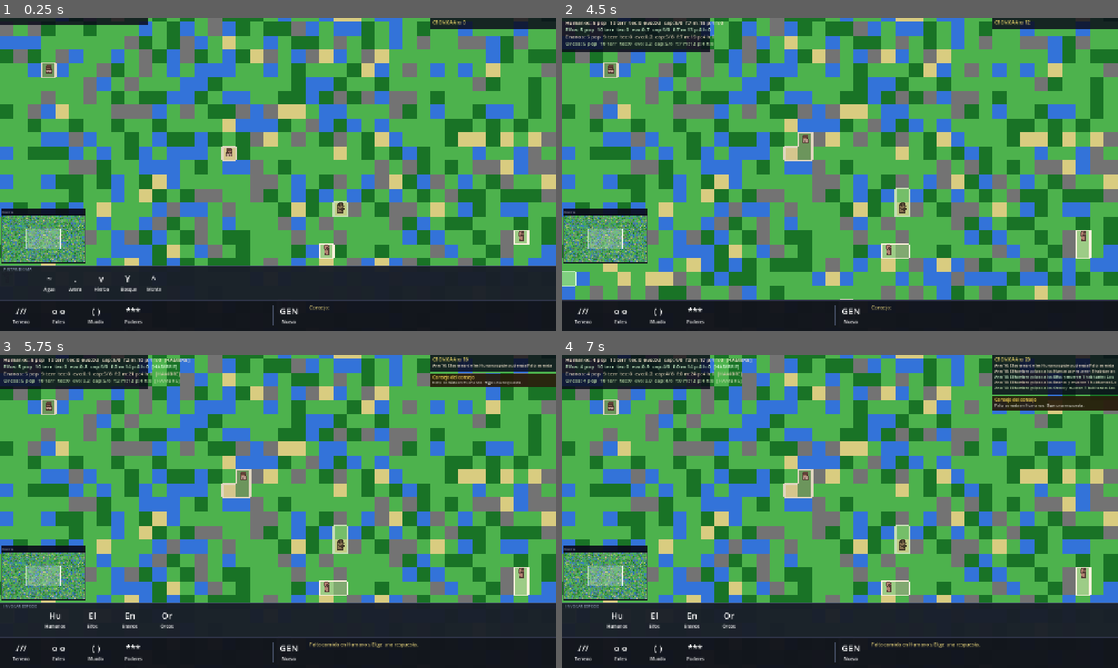
Above: before the commit, frames 1-4 (two rows, left to right).
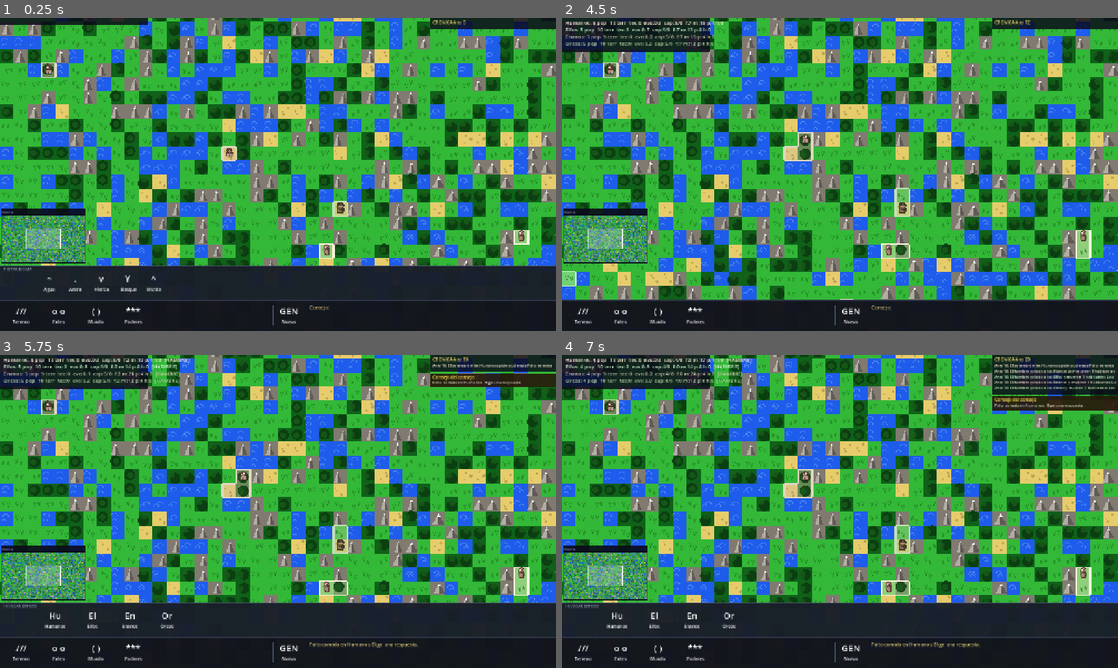
Above: after the commit, the same moments.

Repository: scastorina/civilizatio
Game: Godot game, scene res://scenes/Main.tscn
Two runs of this game, one before a commit and one after it. Both use one fixed random seed, a clock stepped at 60 frames per second and the inputs below.
Inputs:
- Up to frame 1 (0.25 s): no input
- Up to frame 2 (4.5 s): click "~" at 0.5 s; click "." at 1.25 s; click "v" at 2 s; click "Y" at 2.75 s; click "^" at 3.5 s; click "///" at 4.25 s
- Up to frame 3 (5.75 s): click "o o" at 5 s
- Up to frame 4 (7 s): click "Hu" at 5.75 s; click "El" at 6.5 s

The runs differ from the first frame. In frame 1, 44% of the frame differs, in the area x 0-100%, y 0-80%; in frame 2, 48%, in the area x 0-100%, y 0-90%; in frame 3, 41%; in frame 4, 40%.

Commit message:
Overhaul all visuals: biome textures, fire flames, effects, character polish
Biome detail pass in _draw():
- Water: animated wave arcs (light cyan, semi-transparent)
- Sand: scattered deterministic pebble dots
- Grass: V-shaped blade pairs (dark green)
- Forest: layered tree canopy circles (two-tone dark green blobs)
- Mountain: two-tone triangle peak (light left / dark right face + snow cap)
- Colors in _biome_color() made more vivid and saturated

Fire rendering:
- Replaced flat rect with real flame triangles (left/right/center tongues)
- Flicker animation using Time.get_ticks_msec() + sin for smooth wavering
- Yellow-white inner core + ember glow base rect

Effects overhaul:
- Impact: shockwave ring + blast disk + white-hot core + 6 orbiting debris chunks
- Lightning: thick outer glow + bright zigzag core + branching sub-bolt + ground flash
- Rain: animated falling drops using time scrolling (diagonal streaks)
- Blessing: glow disk + border ring + 8 rotating golden rays

Human.gd character polish:
- Drop shadow under every character (subtle dark circle offset)
- Size bump from 0.42→0.44 of tile_size
- All species: white/tinted sclera + dark pupil for visible eyes
- Orcs: blood-red tinted sclera for menacing look

Co-Authored-By: Claude Sonnet 4.6 <noreply@anthropic.com>

Diff:
--- a/scripts/Human.gd
+++ b/scripts/Human.gd
@@ -106,7 +106,9 @@
 	if on_fire:
 		c = c.lerp(Color(1.0, 0.35, 0.0), 0.70)
 	var dk := c.darkened(0.50)
-	var s := float(tile_size) * 0.42
+	var s := float(tile_size) * 0.44
+	# Drop shadow
+	draw_circle(Vector2(s * 0.10, s * 0.20), s * 0.54, Color(0.0, 0.0, 0.0, 0.24))
 	match species_name:
 		"Humanos":  _draw_human(c, dk, s)
 		"Elfos":    _draw_elf(c, dk, s)
@@ -146,11 +148,13 @@
 	var hc := Vector2(0.0, -s*0.60)
 	draw_circle(hc, s*0.42, c)
 	draw_circle(hc, s*0.42, dk, false, 1.0)
-	# Eyes
-	draw_circle(hc + Vector2(-s*0.14, -s*0.06), s*0.09, dk)
-	draw_circle(hc + Vector2( s*0.14, -s*0.06), s*0.09, dk)
+	# Eyes (white sclera + dark pupil)
+	draw_circle(hc + Vector2(-s*0.14, -s*0.06), s*0.13, Color(1.0, 1.0, 1.0, 0.92))
+	draw_circle(hc + Vector2( s*0.14, -s*0.06), s*0.13, Color(1.0, 1.0, 1.0, 0.92))
+	draw_circle(hc + Vector2(-s*0.14, -s*0.06), s*0.08, dk)
+	draw_circle(hc + Vector2( s*0.14, -s*0.06), s*0.08, dk)
 	# Smile
-	draw_arc(hc + Vector2(0.0, s*0.06), s*0.16, deg_to_rad(20.0), deg_to_rad(160.0), 6, dk, 1.0)
+	draw_arc(hc + Vector2(0.0, s*0.08), s*0.16, deg_to_rad(20.0), deg_to_rad(160.0), 6, dk, 1.0)
 
 # ── Elfos ────────────────────────────────────────────────────────────────────
 # Slim and tall; large filled triangular ears are the key identifier
@@ -186,9 +190,11 @@
 		Vector2(s*0.37, -s*0.76), Vector2(s*0.37, -s*0.52),
 		Vector2(s*0.76, -s*0.88), Vector2(s*0.37, -s*0.76),
 	]), dk, 1.0)
-	# Almond eyes (elongated)
-	draw_circle(hc + Vector2(-s*0.13, -s*0.04), s*0.08, dk)
-	draw_circle(hc + Vector2( s*0.13, -s*0.04), s*0.08, dk)
+	# Almond eyes (white sclera + dark pupil)
+	draw_circle(hc + Vector2(-s*0.13, -s*0.04), s*0.12, Color(1.0, 1.0, 1.0, 0.88))
+	draw_circle(hc + Vector2( s*0.13, -s*0.04), s*0.12, Color(1.0, 1.0, 1.0, 0.88))
+	draw_circle(hc + Vector2(-s*0.13, -s*0.04), s*0.07, dk)
+	draw_circle(hc + Vector2( s*0.13, -s*0.04), s*0.07, dk)
 
 # ── Enanos ────────────────────────────────────────────────────────────────────
 # Short and wide; iron helmet + big forked beard
@@ -222,7 +228,9 @@
 	]), beard_c)
 	# Beard fork lines
 	draw_line(Vector2(0.0, s*0.15), Vector2(0.0, s*0.46), dk, 1.0)
-	# Eyes under helmet (small, determined)
+	# Eyes under helmet (small, determined — white sclera + dark pupil)
+	draw_circle(hc + Vector2(-s*0.15, -s*0.02), s*0.12, Color(1.0, 1.0, 1.0, 0.90))
+	draw_circle(hc + Vector2( s*0.15, -s*0.02), s*0.12, Color(1.0, 1.0, 1.0, 0.90))
 	draw_circle(hc + Vector2(-s*0.15, -s*0.02), s*0.08, dk)
 	draw_circle(hc + Vector2( s*0.15, -s*0.02), s*0.08, dk)
 
@@ -246,9 +254,11 @@
 	# Angry V-shaped brows
 	draw_line(hc + Vector2(-s*0.44, -s*0.16), hc + Vector2(-s*0.10, -s*0.28), dk, 2.5)
 	draw_line(hc + Vector2( s*0.44, -s*0.16), hc + Vector2( s*0.10, -s*0.28), dk, 2.5)
-	# Small mean eyes
-	draw_circle(hc + Vector2(-s*0.18, -s*0.08), s*0.10, dk)
-	draw_circle(hc + Vector2( s*0.18, -s*0.08), s*0.10, dk)
+	# Small mean eyes (red-tinted sclera + dark pupil)
+	draw_circle(hc + Vector2(-s*0.18, -s*0.08), s*0.14, Color(1.0, 0.82, 0.78, 0.88))
+	draw_circle(hc + Vector2( s*0.18, -s*0.08), s*0.14, Color(1.0, 0.82, 0.78, 0.88))
+	draw_circle(hc + Vector2(-s*0.18, -s*0.08), s*0.09, dk)
+	draw_circle(hc + Vector2( s*0.18, -s*0.08), s*0.09, dk)
 	# Ivory tusks (upward from jaw)
 	var ivory := Color(0.96, 0.92, 0.78)
 	draw_colored_polygon(PackedVector2Array([
--- a/scripts/Main.gd
+++ b/scripts/Main.gd
@@ -1271,12 +1271,14 @@
 	for y in range(world_grid.height):
 		for x in range(world_grid.width):
 			var cell := Vector2i(x, y)
-			var c := _biome_color(world_grid.get_biome(cell))
+			var biome := world_grid.get_biome(cell)
+			var c := _biome_color(biome)
 			var owner := world_grid.get_owner(cell)
 			if owner != "":
 				var sc: Color = _species_colors.get(owner, Color.WHITE)
 				c = c.lerp(sc, 0.45)
 			draw_rect(Rect2(x * TILE_SIZE, y * TILE_SIZE, TILE_SIZE, TILE_SIZE), c)
+			_draw_biome_detail(x, y, biome)
 
 	# Structures
 	for y in range(world_grid.height):
@@ -1334,10 +1336,38 @@
 	# Fire overlay
 	for cell: Vector2i in _fire_cells.keys():
 		var ft: int = _fire_cells[cell] as int
-		var alpha := lerpf(0.85, 0.4, float(ft) / 40.0)
-		var fire_c := Color(1.0, 0.40 + rng.randf() * 0.2, 0.0, alpha)
-		draw_rect(Rect2(cell.x * TILE_SIZE, cell.y * TILE_SIZE, TILE_SIZE, TILE_SIZE), fire_c)
-		draw_rect(Rect2(cell.x * TILE_SIZE + 3, cell.y * TILE_SIZE - 2, TILE_SIZE - 6, 4), Color(1.0, 0.85, 0.0, alpha * 0.8))
+		var alpha := lerpf(0.92, 0.46, float(ft) / 40.0)
+		var px := float(cell.x * TILE_SIZE)
+		var py := float(cell.y * TILE_SIZE)
+		var ts := float(TILE_SIZE)
+		var tms := float(Time.get_ticks_msec())
+		var flicker  := sin(tms * 0.018 + float(cell.x * 3 + cell.y * 7)) * 0.5 + 0.5
+		var flicker2 := sin(tms * 0.022 + float(cell.x * 5 + cell.y * 11) + 1.2) * 0.5 + 0.5
+		# Base ember glow
+		draw_rect(Rect2(px, py, ts, ts), Color(0.88, 0.26, 0.0, alpha * 0.82))
+		# Left flame tongue
+		var lh := ts * (0.44 + flicker * 0.32)
+		draw_colored_polygon(PackedVector2Array([
+			Vector2(px+ts*0.05, py+ts), Vector2(px+ts*0.50, py+ts),
+			Vector2(px+ts*0.22, py+ts-lh),
+		]), Color(1.0, 0.46+flicker*0.24, 0.0, alpha))
+		# Right flame tongue
+		var rh := ts * (0.38 + flicker2 * 0.36)
+		draw_colored_polygon(PackedVector2Array([
+			Vector2(px+ts*0.50, py+ts), Vector2(px+ts*0.95, py+ts),
+			Vector2(px+ts*0.78, py+ts-rh),
+		]), Color(1.0, 0.40+flicker2*0.22, 0.0, alpha))
+		# Center tall flame
+		var ch := ts * (0.56 + (flicker+flicker2) * 0.20)
+		draw_colored_polygon(PackedVector2Array([
+			Vector2(px+ts*0.22, py+ts), Vector2(px+ts*0.78, py+ts),
+			Vector2(px+ts*0.50, py+ts-ch),
+		]), Color(1.0, 0.60+flicker*0.28, 0.04, alpha * 0.96))
+		# Yellow-white inner core
+		draw_colored_polygon(PackedVector2Array([
+			Vector2(px+ts*0.35, py+ts*0.74), Vector2(px+ts*0.65, py+ts*0.74),
+			Vector2(px+ts*0.50, py+ts*0.74-ch*0.52),
+		]), Color(1.0, 0.94, 0.42, alpha * 0.76))
 
 	# Special effects (impact, lightning, rain, blessing)
 	for eff: Dictionary in _effects:
@@ -1349,28 +1379,74 @@
 		var cy := (ec.y + 0.5) * TILE_SIZE
 		match eff["type"] as String:
 			"impact":
-				var radius := lerpf(2.0, float(TILE_SIZE) * 4.5, minf(t * 3.0, 1.0))
+				var radius := lerpf(1.5, float(TILE_SIZE) * 5.2, minf(t * 2.5, 1.0))
 				var ialpha := lerpf(1.0, 0.0, t)
-				draw_circle(Vector2(cx, cy), radius, Color(1.0, 0.85, 0.3, ialpha * 0.7))
-				draw_circle(Vector2(cx, cy), radius * 0.5, Color(1.0, 1.0, 1.0, ialpha * 0.5))
+				# Outer shockwave ring
+				draw_circle(Vector2(cx, cy), radius * 1.35, Color(0.48, 0.28, 0.10, ialpha * 0.20))
+				# Main blast disk
+				draw_circle(Vector2(cx, cy), radius, Color(1.0, 0.66, 0.16, ialpha * 0.80))
+				draw_circle(Vector2(cx, cy), radius, Color(0.92, 0.44, 0.06, ialpha * 0.52), false, 2.5)
+				# White-hot core
+				draw_circle(Vector2(cx, cy), radius * 0.36, Color(1.0, 1.0, 0.90, ialpha * 0.92))
+				# Flying debris chunks
+				if t < 0.65:
+					for di in 6:
+						var da := deg_to_rad(float(di) * 60.0 + t * 55.0)
+						var dd := radius * (0.55 + float(di % 3) * 0.28)
+						draw_circle(Vector2(cx + cos(da)*dd, cy + sin(da)*dd), 2.5, Color(1.0, 0.52, 0.10, ialpha * 0.88))
 			"lightning":
 				var lalpha := lerpf(1.0, 0.0, t)
-				var top := Vector2(cx, 0.0)
-				draw_line(top, Vector2(cx + 4, cy * 0.4), Color(1.0, 1.0, 0.5, lalpha), 2.0)
-				draw_line(Vector2(cx + 4, cy * 0.4), Vector2(cx - 3, cy * 0.7), Color(1.0, 1.0, 0.5, lalpha), 2.0)
-				draw_line(Vector2(cx - 3, cy * 0.7), Vector2(cx, cy), Color(1.0, 1.0, 1.0, lalpha), 3.0)
+				# Bolt segments (zigzag from top of screen to target cell)
+				var z0 := Vector2(cx + 4.0, 0.0)
+				var z1 := Vector2(cx - 6.0, cy * 0.36)
+				var z2 := Vector2(cx + 5.0, cy * 0.64)
+				var z3 := Vector2(cx, cy)
+				# Outer glow (thick, pale blue-white)
+				var glow_c := Color(0.80, 0.84, 1.0, lalpha * 0.44)
+				draw_line(z0, z1, glow_c, 7.0)
+				draw_line(z1, z2, glow_c, 7.0)
+				draw_line(z2, z3, glow_c, 8.0)
+				# Core bright bolt (yellow-white)
+				draw_line(z0, z1, Color(1.0, 1.0, 0.62, lalpha), 2.5)
+				draw_line(z1, z2, Color(1.0, 1.0, 0.62, lalpha), 2.5)
+				draw_line(z2, z3, Color(1.0, 1.0, 1.0,  lalpha), 3.0)
+				# Side branch (visible only in first half)
+				if t < 0.45:
+					var ba := lalpha * (1.0 - t / 0.45)
+					draw_line(z2, z2 + Vector2(10.0, 14.0), Color(1.0, 1.0, 0.72, ba), 1.5)
+					draw_line(z2 + Vector2(10.0, 14.0), z2 + Vector2(17.0, 27.0), Color(1.0, 1.0, 0.68, ba * 0.65), 1.2)
+				# Ground impact flash
+				if t < 0.22:
+					var fi := (0.22 - t) / 0.22
+					draw_circle(z3, float(TILE_SIZE) * 2.0 * fi, Color(1.0, 1.0, 0.85, 0.46 * fi))
 			"rain":
-				var ralpha := lerpf(0.5, 0.0, t)
-				for di in range(-4, 5):
-					for dj in range(-4, 5):
-						var rx := cx + di * TILE_SIZE + rng.randf_range(-3, 3)
-						var ry := cy + dj * TILE_SIZE
-						draw_line(Vector2(rx, ry - 4), Vector2(rx - 1, ry + 2), Color(0.5, 0.75, 1.0, ralpha), 1.0)
+				var ralpha := lerpf(0.68, 0.0, t)
+				var time_ms := float(Time.get_ticks_msec())
+				for di in range(-5, 6):
+					for dj in range(-5, 6):
+						var base_rx := cx + float(di) * TILE_SIZE
+						var base_ry := cy + float(dj) * TILE_SIZE
+						# Animate drop positions scrolling downward
+						var drop_off := fmod(time_ms * 0.12 + float(di*7 + dj*13) * 3.7, float(TILE_SIZE))
+						var ry := base_ry + drop_off
+						draw_line(Vector2(base_rx + 1.5, ry - 5.0), Vector2(base_rx - 0.5, ry + 3.0),
+							Color(0.52, 0.80, 1.0, ralpha), 1.0)
 			"blessing":
-				var balpha := lerpf(0.7, 0.0, t)
-				var brad := lerpf(0.0, float(TILE_SIZE) * 3.5, t)
-				draw_circle(Vector2(cx, cy), brad, Color(1.0, 0.95, 0.3, balpha * 0.4))
-				draw_circle(Vector2(cx, cy), brad, Color(1.0, 0.9, 0.2, balpha * 0.6), false, 2.0)
+				var balpha := lerpf(0.82, 0.0, t)
+				var brad := lerpf(0.0, float(TILE_SIZE) * 3.8, t)
+				# Soft glow disk
+				draw_circle(Vector2(cx, cy), brad, Color(1.0, 0.94, 0.28, balpha * 0.30))
+				# Ring border
+				draw_circle(Vector2(cx, cy), brad, Color(1.0, 0.88, 0.18, balpha * 0.60), false, 2.0)
+				# Eight radiating rays rotating outward
+				for ri in 8:
+					var ra := deg_to_rad(float(ri) * 45.0 + t * 135.0)
+					var ri_r := brad * 0.28
+					var ro_r := brad * (0.75 + 0.25 * sin(float(ri) * 1.57 + t * 6.28))
+					draw_line(
+						Vector2(cx + cos(ra)*ri_r, cy + sin(ra)*ri_r),
+						Vector2(cx + cos(ra)*ro_r, cy + sin(ra)*ro_r),
+						Color(1.0, 0.92, 0.36, balpha * 0.64), 1.5)
 
 	# Active battle markers
 	for marker: Dictionary in _battle_markers:
@@ -2040,12 +2116,69 @@
 
 func _biome_color(biome: String) -> Color:
 	match biome:
-		"water":    return Color(0.20, 0.45, 0.85)
-		"sand":     return Color(0.85, 0.80, 0.50)
-		"grass":    return Color(0.30, 0.70, 0.30)
-		"forest":   return Color(0.10, 0.45, 0.15)
-		"mountain": return Color(0.45, 0.45, 0.45)
+		"water":    return Color(0.12, 0.36, 0.92)
+		"sand":     return Color(0.90, 0.80, 0.42)
+		"grass":    return Color(0.20, 0.72, 0.22)
+		"forest":   return Color(0.06, 0.38, 0.10)
+		"mountain": return Color(0.50, 0.48, 0.44)
 		_:          return Color.WHITE
+
+# ── Per-tile biome detail decorations ─────────────────────────────────────────
+# Called from _draw() for every tile; uses deterministic per-cell hashing
+# so the pattern is stable across redraws without storing extra data.
+func _draw_biome_detail(x: int, y: int, biome: String) -> void:
+	var px := float(x) * TILE_SIZE
+	var py := float(y) * TILE_SIZE
+	var ts := float(TILE_SIZE)
+	var hv  := float((x * 7919 + y * 2053) & 0xFF) / 255.0
+	var hv2 := float((x * 3571 + y * 8191) & 0xFF) / 255.0
+	var hv3 := float((x * 1021 + y * 4093) & 0xFF) / 255.0
+	var hv4 := float((x * 2549 + y * 6143) & 0xFF) / 255.0
+	match biome:
+		"water":
+			var wc := Color(0.72, 0.90, 1.0, 0.28)
+			draw_arc(Vector2(px + ts*(0.15+hv*0.40),  py + ts*(0.28+hv2*0.25)), ts*0.22, PI, TAU, 7, wc, 1.0)
+			draw_arc(Vector2(px + ts*(0.15+hv3*0.40), py + ts*(0.60+hv4*0.20)), ts*0.16, PI, TAU, 6, wc, 1.0)
+		"sand":
+			var sc := Color(0.60, 0.52, 0.26, 0.55)
+			for i in 3:
+				var ph  := float(((x + i*127)*7919 + y*2053) & 0xFF) / 255.0
+				var ph2 := float((x*3571 + (y + i*91)*8191) & 0xFF) / 255.0
+				draw_circle(Vector2(px + ts*(0.12+ph*0.76), py + ts*(0.12+ph2*0.76)), ts*(0.05+ph*0.06), sc)
+		"grass":
+			var bc := Color(0.12, 0.48, 0.12, 0.60)
+			for i in 2:
+				var ph  := float(((x+i*53)*7919 + y*2053) & 0xFF) / 255.0
+				var ph2 := float((x*3571 + (y+i*71)*8191) & 0xFF) / 255.0
+				var bx  := px + ts*(0.18+ph*0.64)
+				var by  := py + ts*(0.55+ph2*0.32)
+				var bh  := ts * 0.32
+				draw_line(Vector2(bx, by), Vector2(bx - ts*0.09, by - bh), bc, 1.0)
+				draw_line(Vector2(bx, by), Vector2(bx + ts*0.09, by - bh), bc, 1.0)
+		"forest":
+			var fc1 := Color(0.04, 0.22, 0.06, 0.84)
+			var fc2 := Color(0.10, 0.38, 0.10, 0.68)
+			draw_circle(Vector2(px + ts*(0.32+hv*0.36), py + ts*(0.34+hv2*0.32)), ts*0.40, fc1)
+			draw_circle(Vector2(px + ts*(0.30+hv3*0.26), py + ts*(0.30+hv4*0.26)), ts*0.22, fc2)
+		"mountain":
+			var peak_x := px + ts*(0.28+hv*0.44)
+			var peak_y := py + ts*(0.05+hv2*0.14)
+			var base_y := py + ts*0.92
+			var hw     := ts*(0.26+hv3*0.18)
+			# Left face (lighter)
+			draw_colored_polygon(PackedVector2Array([
+				Vector2(peak_x, peak_y), Vector2(peak_x-hw, base_y), Vector2(peak_x, base_y),
+			]), Color(0.72, 0.70, 0.66, 0.90))
+			# Right face (darker)
+			draw_colored_polygon(PackedVector2Array([
+				Vector2(peak_x, peak_y), Vector2(peak_x, base_y), Vector2(peak_x+hw, base_y),
+			]), Color(0.36, 0.34, 0.32, 0.90))
+			# Snow cap
+			draw_colored_polygon(PackedVector2Array([
+				Vector2(peak_x, peak_y),
+				Vector2(peak_x - hw*0.24, peak_y + ts*0.20),
+				Vector2(peak_x + hw*0.24, peak_y + ts*0.20),
+			]), Color(0.96, 0.96, 0.98, 0.94))
 
 # ── Minimap ──────────────────────────────────────────────────────────────────
 
